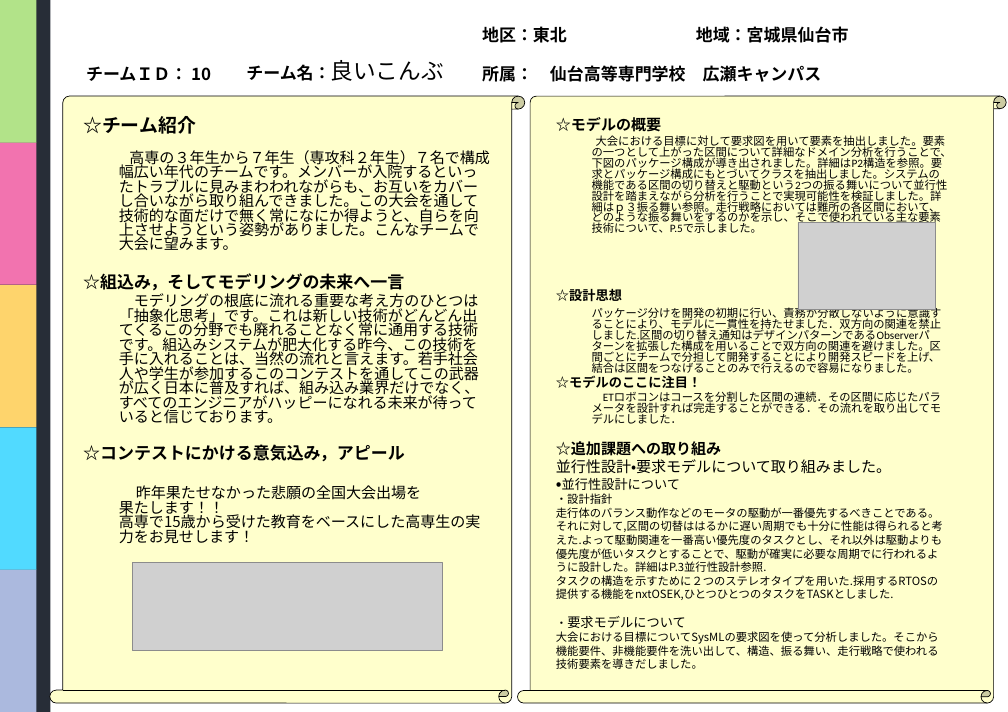
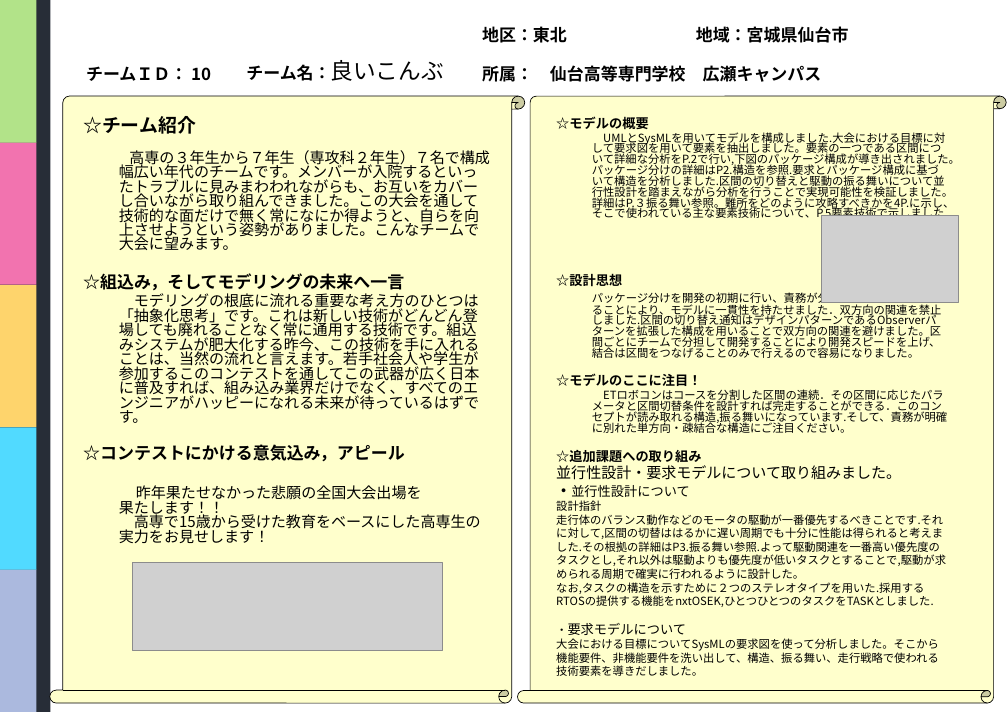
Before and after one commit to class-snct-rikitakelab/e-konbu2012, a slide deck: slide 1 of models/モデルシートHOMMAv3.pptx. Drawn at 1008x712 pixels with LibreOffice and Linux fonts; fonts in the diff are those of the drawing; grey boxes stand for pictures; background and template pictures are left out. Boxes give left, top, right and bottom in pixels: in the first picture for what was removed or moved away, otherwise in the second. Text is boxed around its words. In the diff, an @@ line names an element or a change of style, - is before the commit and + after.

```diff
--- a/models/モデルシートHOMMAv3.pptx
+++ b/models/モデルシートHOMMAv3.pptx
@@ text at <box>83,116,490,461</box>: font Calibri to Noto Sans CJK JP in "☆チーム紹介", "高専の３年生から７年生（専攻科２年生）７名で構成幅広い年代のチームです。メンバーが入院するといったトラブルに見みまわわれ ...", "☆組込み，そしてモデリングの未来へ一言", "☆コンテストにかける意気込み，アピール" @@
@@ text at <box>556,116,942,497</box>: size 16 to 14 pt in "☆モデルの概要", "☆追加課題への取り組み"; font Calibri to Noto Sans CJK JP in "☆モデルの概要", "☆設計思想", "パッケージ分けを開発の初期に行い、責務が分散しないように意識することにより、モデルに一貫性を持たせました．双方向の関連を ...", "☆モデルのここに注目！" and 3 more places @@
@@ text at <box>592,132,960,221</box>: text changed; font Calibri to Noto Sans CJK JP @@
-大会における目標に対して要求図を用いて要素を抽出しました。要素の一つとして上がった区間について詳細なドメイン分析を行うことで、下図のパッケージ構成が導き出されました。詳細はP2構造を参照。要求とパッケージ構成にもとづいてクラスを抽出しました。システムの機能である区間の切り替えと駆動という2つの振る舞いについて並行性設計を踏まえながら分析を行うことで実現可能性を検証しました。詳細はｐ３振る舞い参照。走行戦略においては難所の各区間において、どのような振る舞いをするのかを示し、そこで使われている主な要素技術について、P.5で示しました。
+UMLとSysMLを用いてモデルを構成しました.大会における目標に対して要求図を用いて要素を抽出しました。要素の一つである区間について詳細な分析をP.2で行い,下図のパッケージ構成が導き出されました。パッケージ分けの詳細はP2.構造を参照.要求とパッケージ構成に基づいて構造を分析しました.区間の切り替えと駆動の振る舞いについて並行性設計を踏まえながら分析を行うことで実現可能性を検証しました。詳細はP.３振る舞い参照。難所をどのように攻略すべきかを4P.に示し、そこで使われている主な要素技術について、P.5要素技術で示しました.
@@ picture: place and size @@
-picture at <box>798,222,935,310</box>
+picture at <box>821,216,958,303</box>
@@ text at <box>119,293,480,423</box>: text changed; font Calibri to Noto Sans CJK JP @@
-モデリングの根底に流れる重要な考え方のひとつは「抽象化思考」です。これは新しい技術がどんどん出てくるこの分野でも廃れることなく常に通用する技術です。組込みシステムが肥大化する昨今、この技術を手に入れることは、当然の流れと言えます。若手社会人や学生が参加するこのコンテストを通してこの武器が広く日本に普及すれば、組み込み業界だけでなく、すべてのエンジニアがハッピーになれる未来が待っていると信じております。
+モデリングの根底に流れる重要な考え方のひとつは「抽象化思考」です。これは新しい技術がどんどん登場しても廃れることなく常に通用する技術です。組込みシステムが肥大化する昨今、この技術を手に入れることは、当然の流れと言えます。若手社会人や学生が参加するこのコンテストを通してこの武器が広く日本に普及すれば、組み込み業界だけでなく、すべてのエンジニアがハッピーになれる未来が待っているはずです。
@@ text at <box>592,389,947,433</box>: text changed; font Calibri to Noto Sans CJK JP @@
-ETロボコンはコースを分割した区間の連続．その区間に応じたパラメータを設計すれば完走することができる．その流れを取り出してモデルにしました．
+ETロボコンはコースを分割した区間の連続．その区間に応じたパラメータと区間切替条件を設計すれば完走することができる．このコンセプトが読み取れる構造,振る舞いになっています.そして、責務が明確に別れた単方向・疎結合な構造にご注目ください。
@@ text at <box>556,500,946,607</box>: text changed @@
-・設計指針
-走行体のバランス動作などのモータの駆動が一番優先するべきことである。それに対して,区間の切替ははるかに遅い周期でも十分に性能は得られると考えた.よって駆動関連を一番高い優先度のタスクとし、それ以外は駆動よりも優先度が低いタスクとすることで、駆動が確実に必要な周期でに行われるように設計した。詳細はP.3並行性設計参照.
-タスクの構造を示すために２つのステレオタイプを用いた.採用するRTOSの提供する機能をnxtOSEK,ひとつひとつのタスクをTASKとしました.
+設計指針
+走行体のバランス動作などのモータの駆動が一番優先するべきことです.それに対して,区間の切替ははるかに遅い周期でも十分に性能は得られると考えました.その根拠の詳細はP3.振る舞い参照.よって駆動関連を一番高い優先度のタスクとし,それ以外は駆動よりも優先度が低いタスクとすることで,駆動が求められる周期で確実に行われるように設計した。
+なお,タスクの構造を示すために２つのステレオタイプを用いた.採用するRTOSの提供する機能をnxtOSEK,ひとつひとつのタスクをTASKとしました.
```
Also in this commit, not shown: 1 other slide changed, 2 other files.
